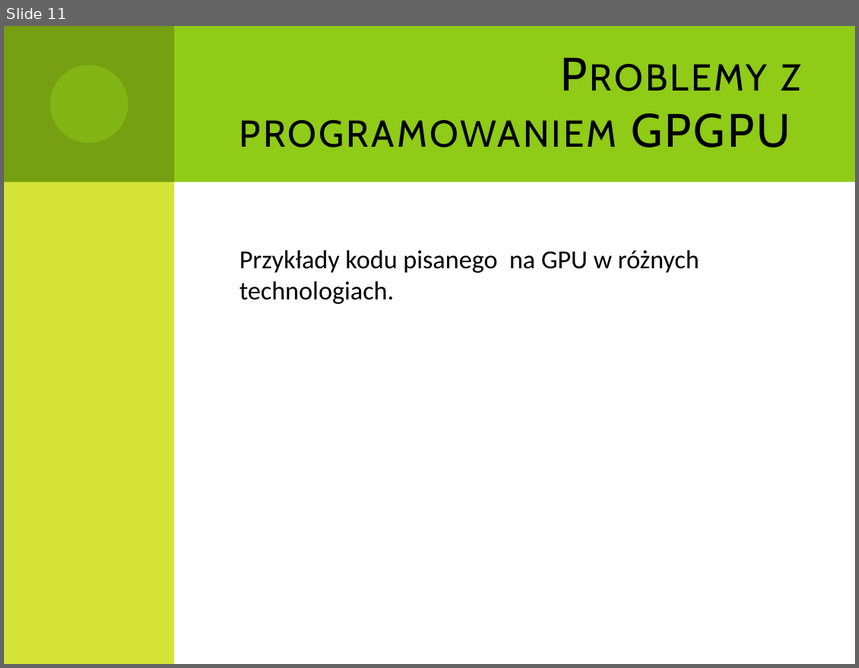
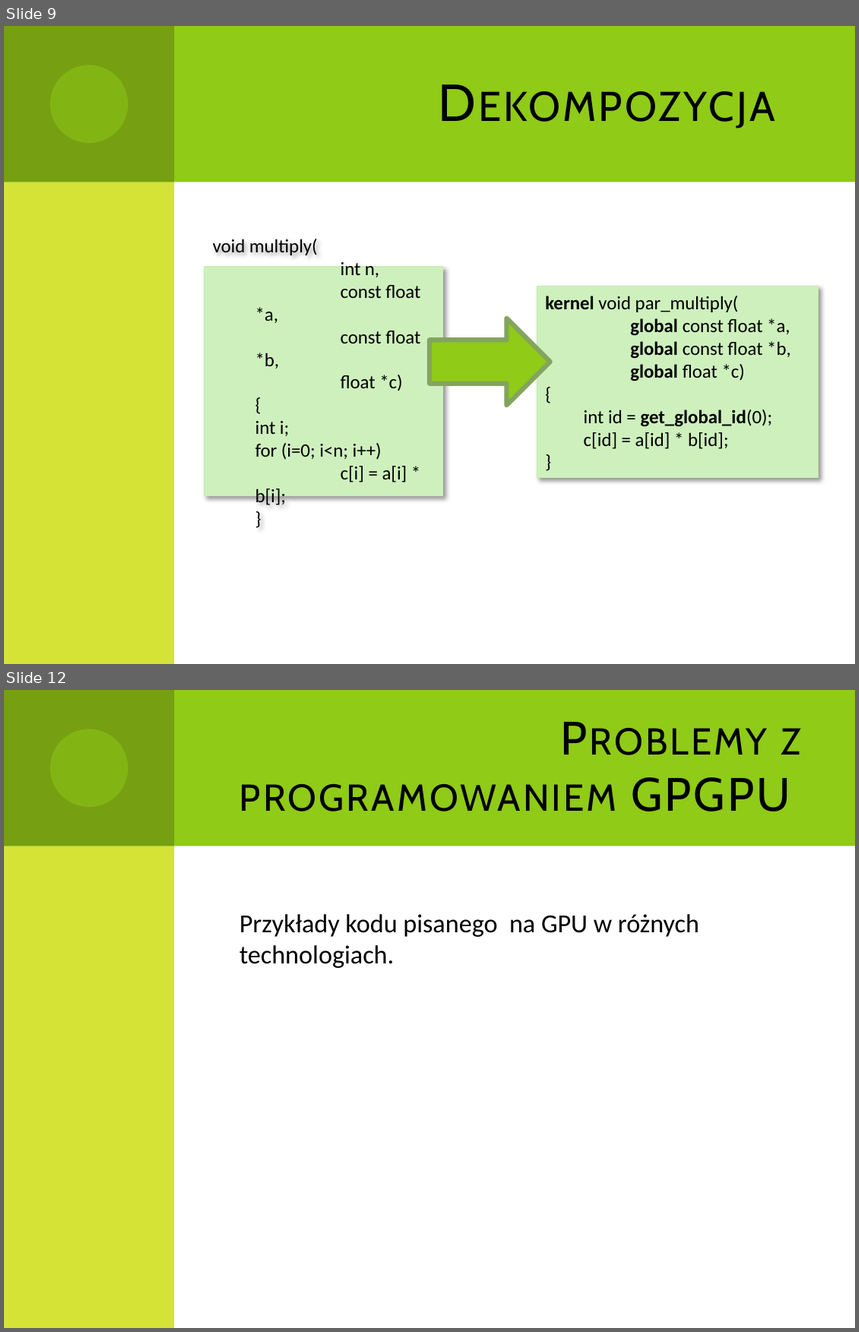
Before and after one commit to Dzess/DMARF, a slide deck: presentation/GPGPU_in_data_minig.pptx. Shown one above the other, each under a label of ours: slide 11 before the commit, slides 9 and 12 after it; the slides between them are not shown. The pictures are 859x668 and 859x1332 pixels, drawn with LibreOffice and Linux fonts; fonts in the diff are those of the drawing. Boxes give left, top, right and bottom in pixels: in the first picture for what was removed or moved away, otherwise in the second. Text is boxed around its words. In the diff, an @@ line names an element or a change of style, - is before the commit and + after.

```diff
--- a/presentation/GPGPU_in_data_minig.pptx
+++ b/presentation/GPGPU_in_data_minig.pptx
@@ slide 9 added at bbox=[4, 26, 855, 664], background #FFFFFF; not listed: 4 template elements that a slide beside it also shows @@
@@ title added at bbox=[231, 47, 813, 154], 44 pt, text #000000, small capitals @@
+Dekompozycja
@@ text added at bbox=[204, 262, 443, 500], fill #CFF1BE, outline #C7F0B2 0.75 pt, 16 pt, text #000000 @@
+void multiply(
+int n,
+const float *a,
+const float *b,
+float *c)
+{
+int i;
+for (i=0; i<n; i++)
+c[i] = a[i] * b[i];
+}
@@ rectangle added at bbox=[537, 287, 819, 479], fill #CFF1BE, outline #C7F0B2 0.75 pt, 16 pt, text #000000 @@
+kernel void par_multiply(
+global const float *a,
+global const float *b,
+global float *c)
+{
+int id = get_global_id(0);
+c[id] = a[id] * b[id];
+}
@@ right arrow added at bbox=[430, 319, 550, 406], fill #8FCB17, outline #84A55E 4 pt @@
@@ what was slide 11 is now slide 12 @@
```
Also in this commit, not shown: 7 slides changed, 4 other slides added, 4 slides removed.
